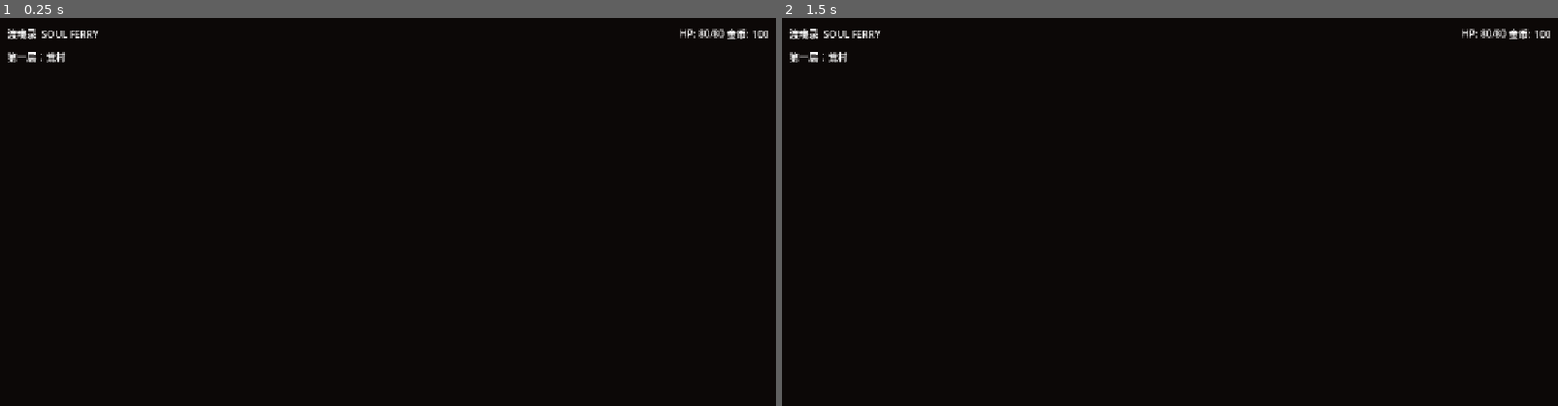
Above: before the commit, frames 1-2 (left to right).
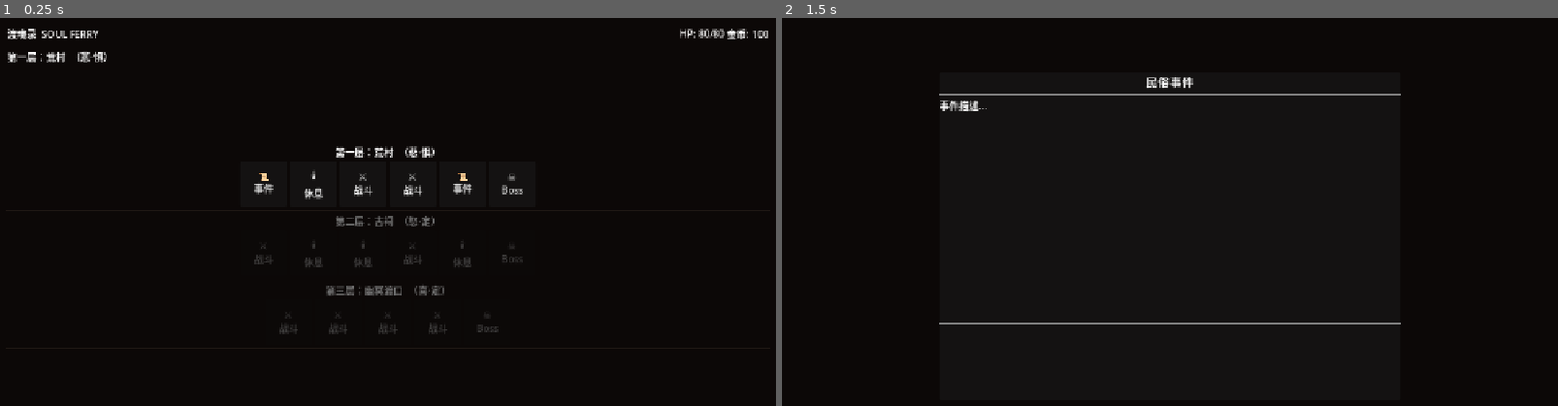
Above: after the commit, the same moments.

Repository: qianhua76123-pixel/soul-ferry
Game: Godot game, scene res://scenes/MapScene.tscn
The game is run twice, just before and just after one commit, with the same random seed, the same clock (stepped at 60 frames per second) and the same inputs.
Inputs (mouse positions are in pixels of both pictures, inside the frame that each line leads up to):
- Up to frame 1 (0.25 s): no input
- Up to frame 2 (1.5 s): click (1045, 184) at 0.5 s, where only the run after the commit has a clickable "📜 事件"; tap Enter at 1.25 s; move the mouse to (1340, 215) at 1.27 s; click (1340, 215) at 1.42 s

The runs differ from the first frame. In frame 1, 1.4% of the frame differs, in the area x 10-68%, y 8-82%; in frame 2, 1.3%.
Error before the commit: Parse Error: Class "EmotionManager" hides an autoload singleton. (res://scripts/autoload/EmotionManager.gd:7)

Commit message:
fix: 删除所有 class_name 解决 autoload 单例冲突
Godot 4 autoload 注册后是全局单例，脚本里不能再声明同名 class_name
- 删除所有 autoload 脚本的 class_name（EmotionManager/CardDatabase/DeckManager/GameState）
- 删除所有场景脚本的 class_name（BattleStateMachine/EmotionRadar/CardUINode 等）
- BattleScene.gd: 去掉依赖 class_name 的类型注解，改用弱类型和整数常量

Diff:
--- a/scripts/autoload/CardDatabase.gd
+++ b/scripts/autoload/CardDatabase.gd
@@ -3,7 +3,6 @@
 ## CardDatabase.gd - 牌卡数据库
 ## 从 JSON 文件加载所有牌卡数据，运行时只读缓存
 
-class_name CardDatabase
 
 const CARDS_DATA_PATH = "res://data/cards.json"
 
--- a/scripts/autoload/DeckManager.gd
+++ b/scripts/autoload/DeckManager.gd
@@ -3,7 +3,6 @@
 ## DeckManager.gd - 牌库/手牌/弃牌堆管理器
 ## 管理牌库的洗牌、摸牌、出牌、弃牌全流程
 
-class_name DeckManager
 
 # ========== 信号 ==========
 signal card_drawn(card: Dictionary)
--- a/scripts/autoload/EmotionManager.gd
+++ b/scripts/autoload/EmotionManager.gd
@@ -4,7 +4,6 @@
 ## 管理怒/惧/悲/喜/定五种情绪的值、失调检测、增幅计算
 ## 使用信号广播情绪变化，其他系统监听并响应
 
-class_name EmotionManager
 
 # ========== 信号 ==========
 signal emotion_changed(emotion: String, old_value: int, new_value: int)
--- a/scripts/autoload/GameState.gd
+++ b/scripts/autoload/GameState.gd
@@ -3,7 +3,6 @@
 ## GameState.gd - 游戏整体状态管理
 ## 存储当局游戏的所有持久数据：HP、金钱、遗物、地图进度、选择记录等
 
-class_name GameState
 
 # ========== 信号 ==========
 signal hp_changed(old_hp: int, new_hp: int)
--- a/scripts/battle/BattleScene.gd
+++ b/scripts/battle/BattleScene.gd
@@ -4,7 +4,7 @@
 ## 祭坛式：左(玩家) | 中(情绪雷达) | 右(敌人) | 底(手牌)
 
 # ========== 节点引用（路径与 BattleScene.tscn 严格对齐）==========
-@onready var state_machine:       BattleStateMachine = $BattleStateMachine
+@onready var state_machine = $BattleStateMachine
 @onready var hand_container:      HBoxContainer      = $UI/HandContainer
 
 # HUD
@@ -131,7 +131,7 @@
 		child.queue_free()
 
 	for card_data in hand:
-		var card_ui = _card_scene.instantiate() as CardUINode
+		var card_ui = _card_scene.instantiate()
 		if not card_ui:
 			continue
 		card_ui.setup(card_data)
@@ -141,7 +141,7 @@
 		hand_container.add_child(card_ui)
 
 func _on_card_clicked(card_data: Dictionary) -> void:
-	if state_machine.current_state != BattleStateMachine.State.PLAYER_TURN:
+	if state_machine.current_state != 2: # PLAYER_TURN
 		return
 	state_machine.play_card(card_data)
 
@@ -177,7 +177,7 @@
 
 func _refresh_hand_playable() -> void:
 	for card_ui in hand_container.get_children():
-		if card_ui is CardUINode:
+		if card_ui != null:
 			var can_afford = DeckManager.current_cost >= max(0, card_ui.card_data.get("cost", 0) - EmotionManager.get_cost_reduction())
 			card_ui.set_playable(can_afford and EmotionManager.can_play_card(card_ui.card_data))
 
--- a/scripts/battle/BattleStateMachine.gd
+++ b/scripts/battle/BattleStateMachine.gd
@@ -3,7 +3,6 @@
 ## BattleStateMachine.gd - 战斗状态机
 ## 管理战斗的完整流程：开始→玩家回合→打牌→结算→敌方回合→循环
 
-class_name BattleStateMachine
 
 # ========== 信号 ==========
 signal state_changed(new_state: State)
--- a/scripts/event/EventScene.gd
+++ b/scripts/event/EventScene.gd
@@ -3,7 +3,6 @@
 ## EventScene.gd - 民俗事件场景
 ## 从 events.json 加载事件，渲染故事文本和选项，处理选择结果
 
-class_name EventSceneController
 
 signal event_completed(result: Dictionary)
 
--- a/scripts/map/MapScene.gd
+++ b/scripts/map/MapScene.gd
@@ -3,7 +3,6 @@
 ## MapScene.gd - 地图节点系统
 ## 生成三层地图，每层横排节点，点击节点跳转场景
 
-class_name MapSceneController
 
 # ========== 节点引用 ==========
 @onready var node_container: VBoxContainer = $UI/NodeContainer
--- a/scripts/rest/RestScene.gd
+++ b/scripts/rest/RestScene.gd
@@ -4,7 +4,6 @@
 ## 提供两种选择：回复HP / 升级一张牌
 ## 背景氛围：烛火、古庙
 
-class_name RestSceneController
 
 @onready var heal_btn: Button = $UI/Options/HealBtn
 @onready var upgrade_btn: Button = $UI/Options/UpgradeBtn
--- a/scripts/shop/ShopScene.gd
+++ b/scripts/shop/ShopScene.gd
@@ -3,7 +3,6 @@
 ## ShopScene.gd - 渡魂商店
 ## 随机展示3张可购买牌卡，支持移除牌卡，使用金币交易
 
-class_name ShopSceneController
 
 # ========== 节点引用 ==========
 @onready var gold_label: Label = $UI/GoldLabel
--- a/scripts/ui/CardUI.gd
+++ b/scripts/ui/CardUI.gd
@@ -3,7 +3,6 @@
 ## CardUI.gd - 单张牌卡的 UI 组件
 ## 显示牌名、费用、效果描述、情绪标签颜色
 
-class_name CardUI
 
 signal card_clicked(card_data: Dictionary)
 
--- a/scripts/ui/CardUINode.gd
+++ b/scripts/ui/CardUINode.gd
@@ -4,7 +4,6 @@
 ## 像素化/民俗剪纸风占位符渲染，_draw() 直接绘制卡面
 ## 支持点击出牌、悬停预览、灰显不可用状态
 
-class_name CardUINode
 
 signal card_clicked(card_data: Dictionary)
 
--- a/scripts/ui/EmotionRadar.gd
+++ b/scripts/ui/EmotionRadar.gd
@@ -4,7 +4,6 @@
 ## 祭坛式布局核心 UI，以 _draw() 直接绘制多边形
 ## 五情各占一个顶点（顺时针：怒/惧/悲/喜/定）
 
-class_name EmotionRadar
 
 # ========== 配置 ==========
 @export var radius: float = 80.0         # 最大半径
--- a/scripts/ui/EmotionWheel.gd
+++ b/scripts/ui/EmotionWheel.gd
@@ -3,7 +3,6 @@
 ## EmotionWheel.gd - 五情盘 UI 组件
 ## 显示当前五情状态、主导情绪、失调警告
 
-class_name EmotionWheel
 
 @export var emotion_bars: Dictionary = {}  # emotion -> ProgressBar 节点
 
